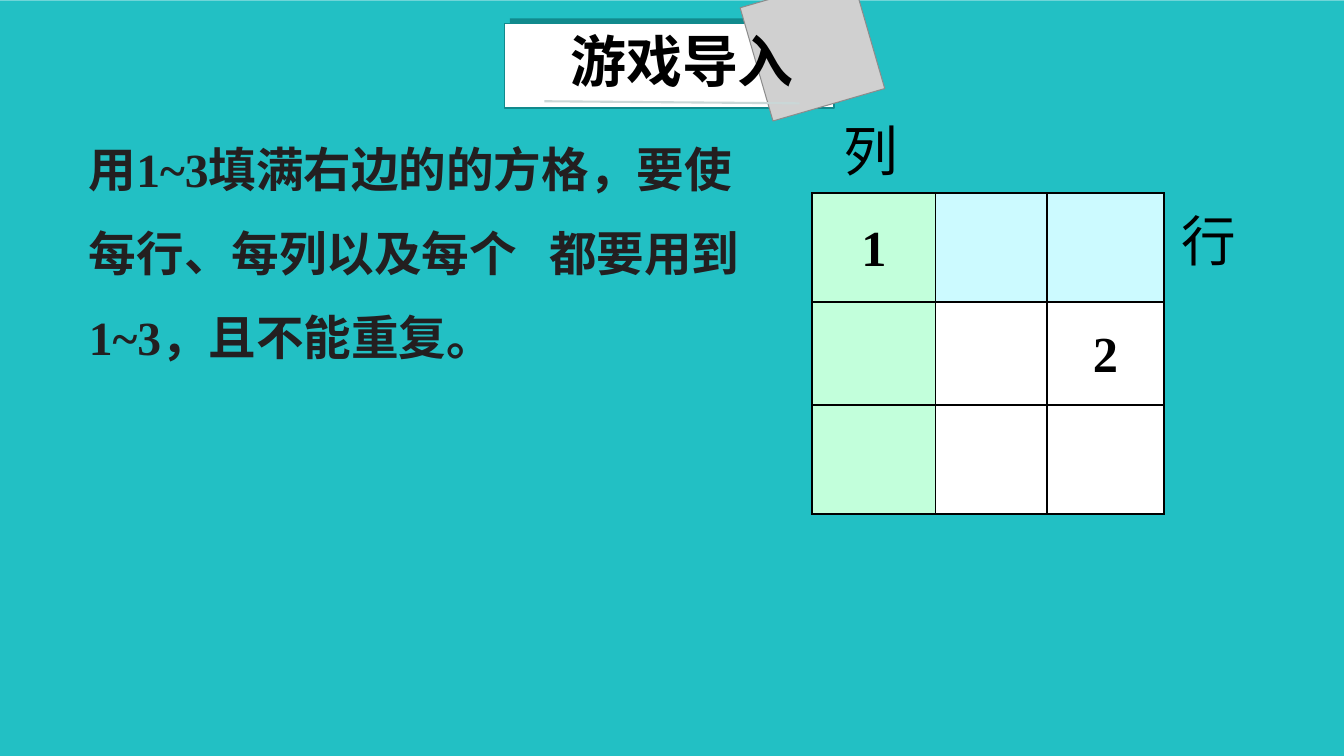
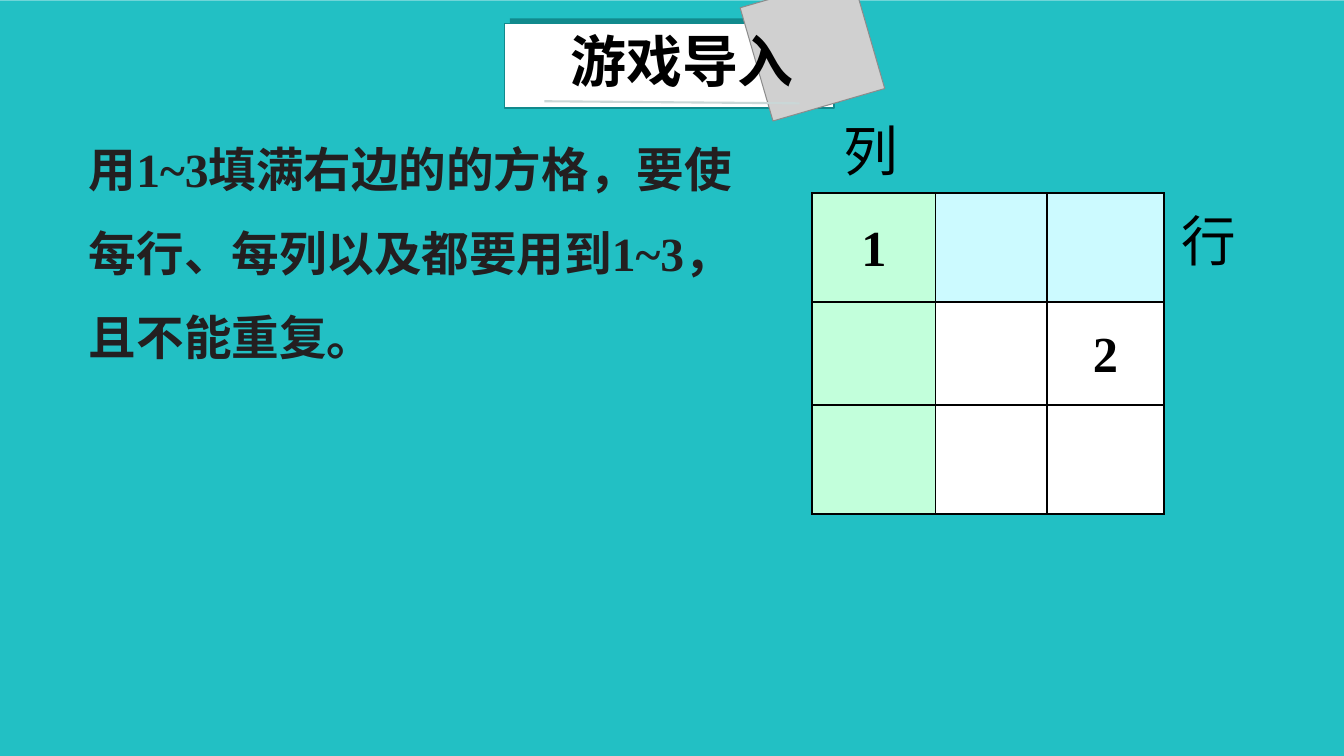
Before and after one commit to Camellia895/Camellia895.github.io, a slide deck: slide 3 of docs/教学/实习/汇报课-二年级下-数独游戏/数独游戏.pptx. Drawn at 1344x756 pixels with LibreOffice and Linux fonts; fonts in the diff are those of the drawing; grey boxes stand for pictures; background and template pictures are left out. Boxes give left, top, right and bottom in pixels: in the first picture for what was removed or moved away, otherwise in the second. Text is boxed around its words. In the diff, an @@ line names an element or a change of style, - is before the commit and + after.

```diff
--- a/docs/教学/实习/汇报课-二年级下-数独游戏/数独游戏.pptx
+++ b/docs/教学/实习/汇报课-二年级下-数独游戏/数独游戏.pptx
@@ text at bbox=[89, 146, 732, 359]: text changed @@
-用1~3填满右边的的方格，要使每行、每列以及每个 都要用到1~3，且不能重复。
+用1~3填满右边的的方格，要使每行、每列以及都要用到1~3，且不能重复。
```
Also in this commit, not shown: 4 other slides changed, 12 other files.
